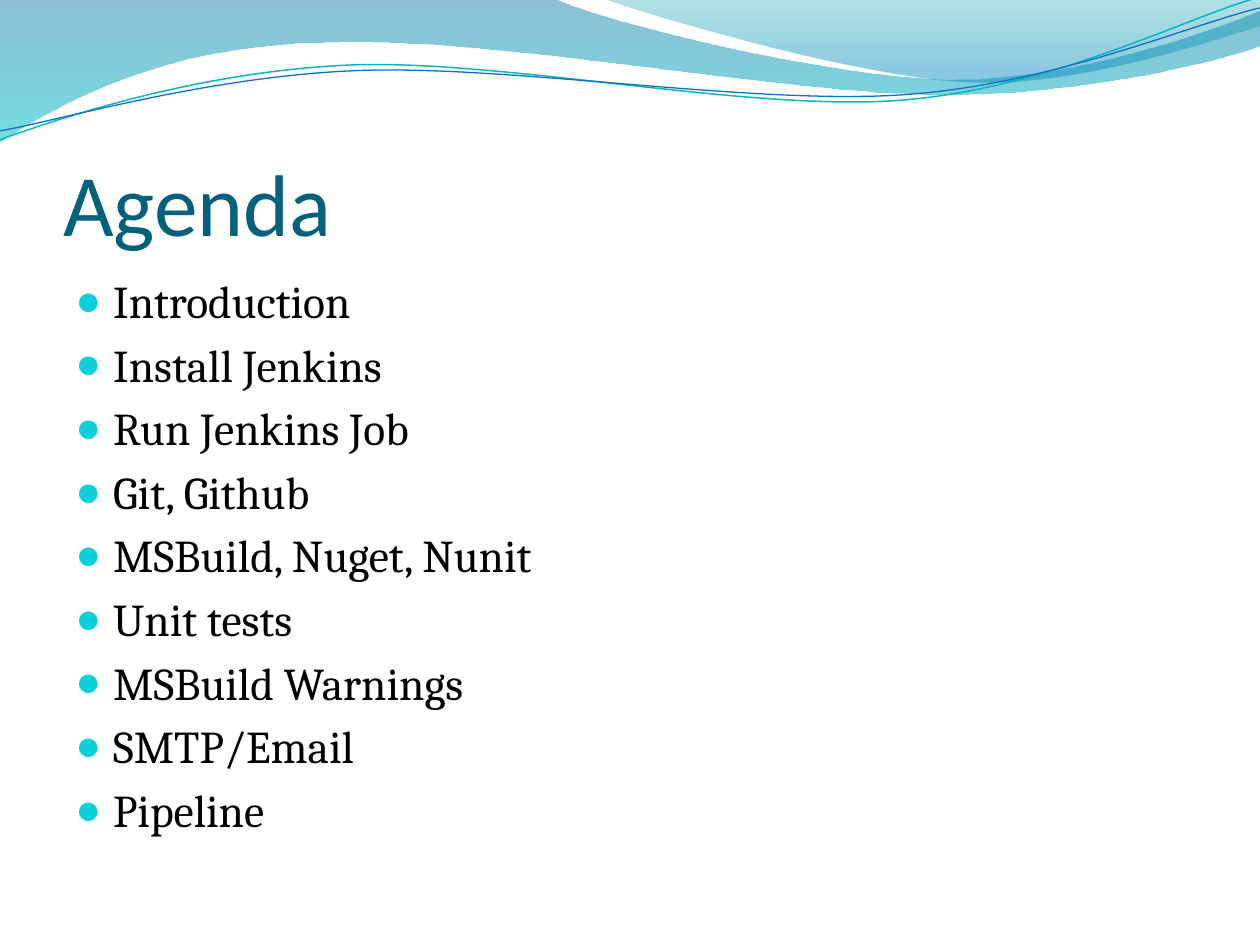
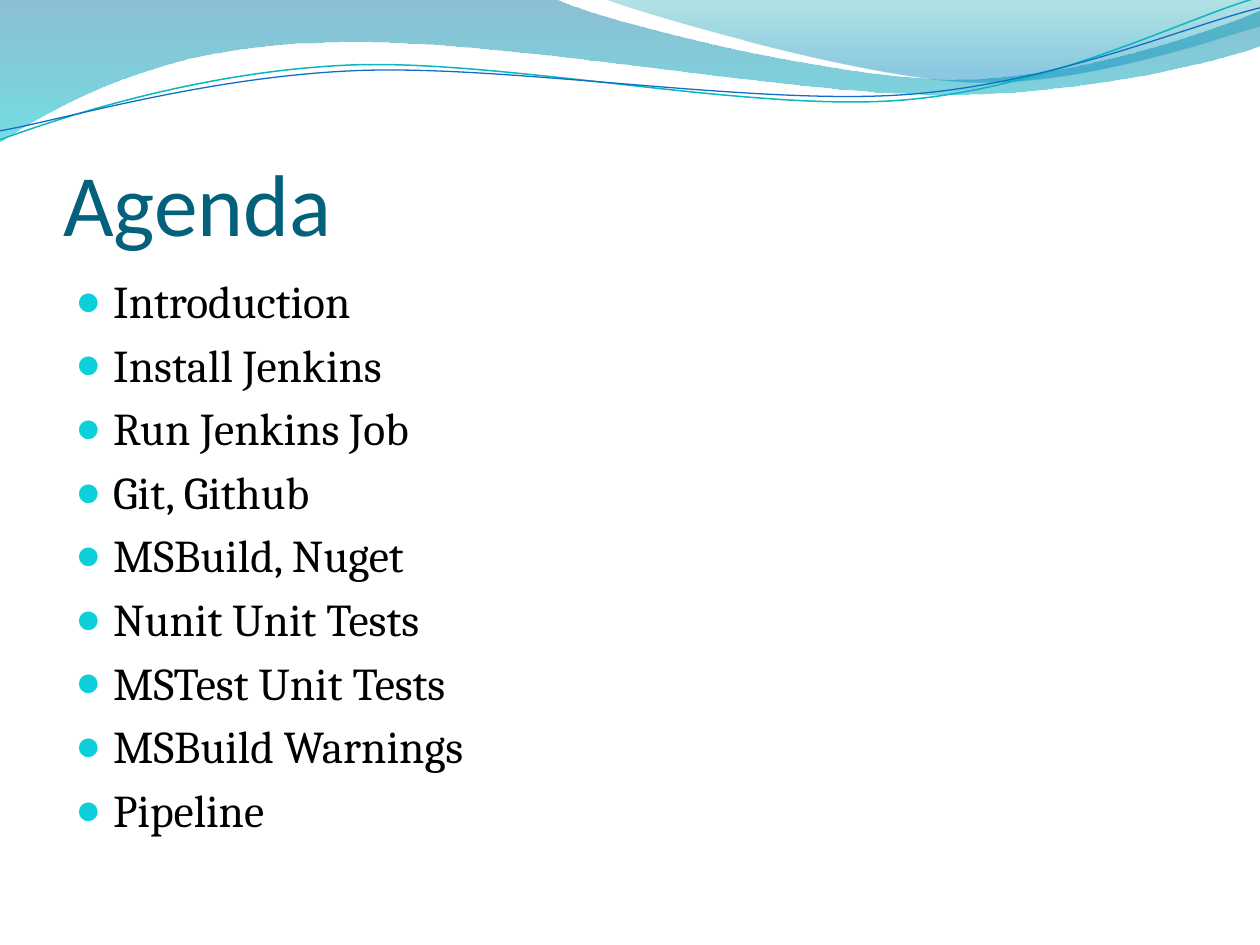
Before and after one commit to Ko38/IntroToJenkins, a slide deck: slide 2 of Introduction to Jenkins.pptx. Drawn at 1260x945 pixels with LibreOffice and Linux fonts; fonts in the diff are those of the drawing; background and template pictures are left out. Boxes give left, top, right and bottom in pixels: in the first picture for what was removed or moved away, otherwise in the second. Text is boxed around its words. In the diff, an @@ line names an element or a change of style, - is before the commit and + after.

Commit message:
Change

```diff
--- a/Introduction to Jenkins.pptx
+++ b/Introduction to Jenkins.pptx
@@ text at box(113, 540, 446, 701): text changed @@
-● MSBuild, Nuget, Nunit
-● Unit tests
+● MSBuild, Nuget
+● Nunit Unit Tests
+● MSTest Unit Tests
@@ text at box(113, 731, 354, 769): paragraph removed @@
-● SMTP/Email
```
Also in this commit, not shown: 1 other slide changed.
